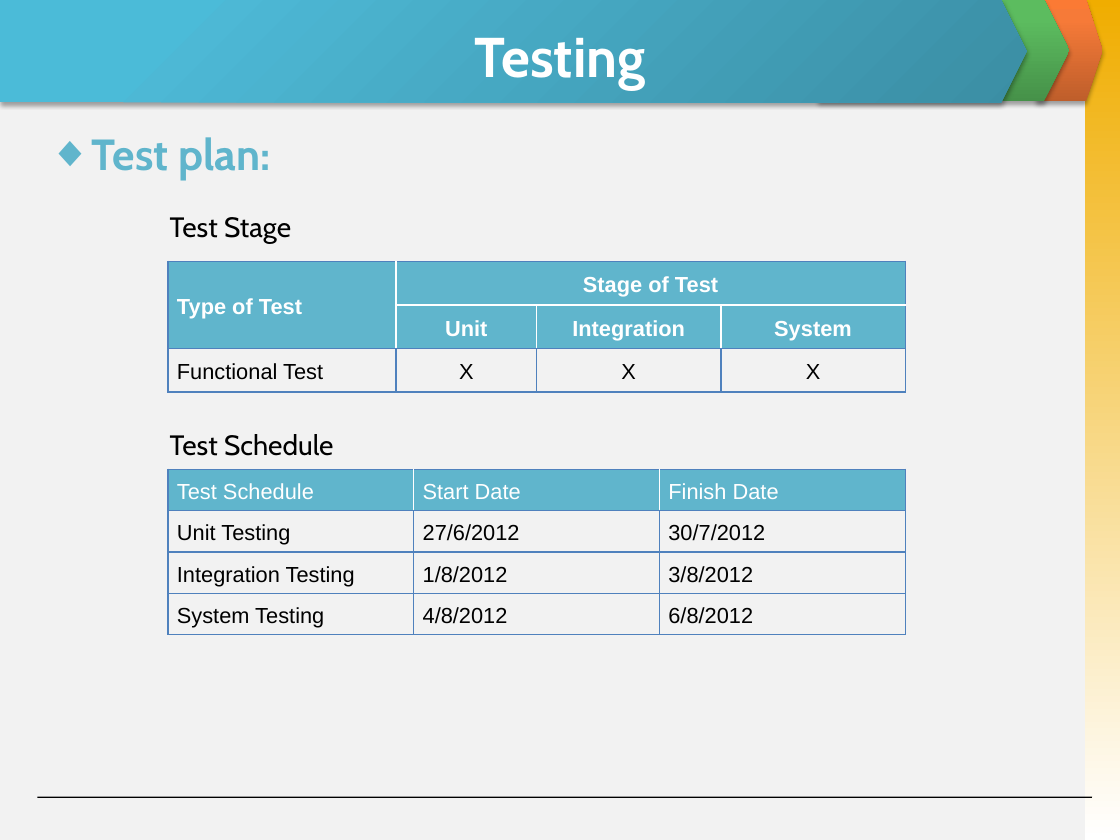
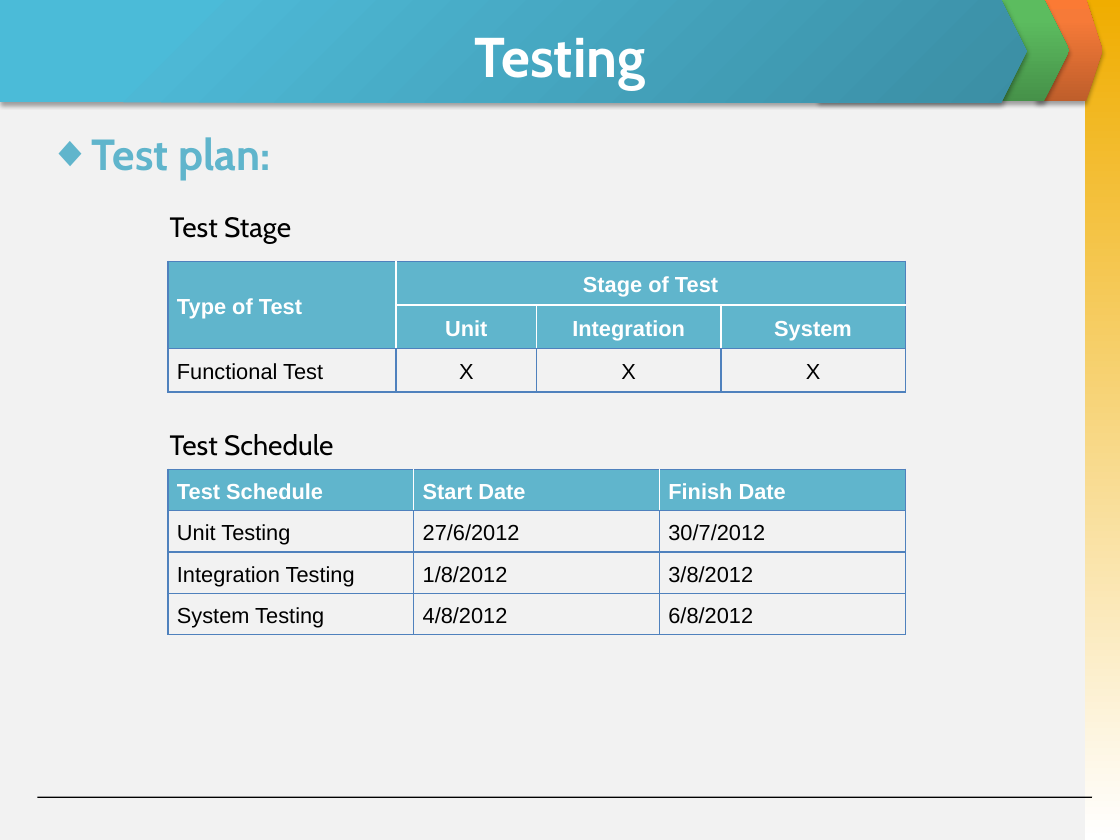
Before and after one commit to skyview059/e-learning-website, a slide deck: slide 29 of Document/Final report/Slide Present E-Learning.pptx. Drawn at 1120x840 pixels with LibreOffice and Linux fonts; fonts in the diff are those of the drawing. Boxes give left, top, right and bottom in pixels: in the first picture for what was removed or moved away, otherwise in the second. Text is boxed around its words. In the diff, an @@ line names an element or a change of style, - is before the commit and + after.

```diff
--- a/Document/Final report/Slide Present E-Learning.pptx
+++ b/Document/Final report/Slide Present E-Learning.pptx
@@ table at box(168, 469, 904, 635) @@
@@ bold on in "Test Schedule", "Start Date", "Finish Date" @@
```
Also in this commit, not shown: 11 other slides changed, 3 slides added, 3 slides removed.
